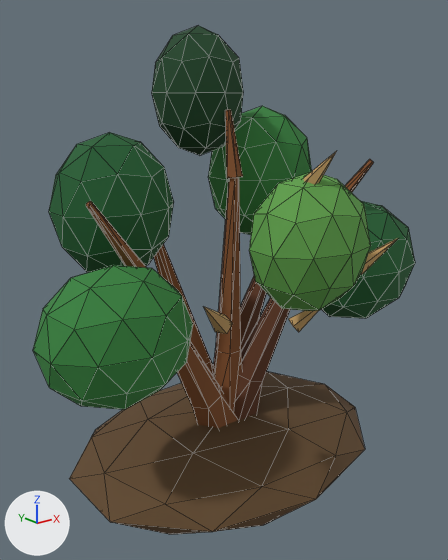
Renders of the glTF model client/models/Thorn_Bush.glb from each side of a commit.
Camera for both pictures: a camera (50 mm lens) standing at (-1.55, -1.92, 1.63) and looking at (-0.04, -0.03, 0.87). Lighting does not change. The marker at lower left points along +X, +Y and +Z. The picture after the commit comes second. Mesh edges are drawn as thin lines. Vertices at exactly the same position are counted once.

Script lines for the objects in view, before the commit:
```python
me_icosphere_093 = bpy.data.meshes.new('Icosphere.093')
me_icosphere_093.from_pydata(...)  # 470 vertices, 848 faces; spans x -0.89..0.87, y -0.65..0.55, z -0.16..1.75
# faces by material slot: [80, 176, 64, 160, 160, 80, 80, 48]
me_icosphere_093.materials.append(mat_base_soil___thorn_bush)  # brown #61482c
me_icosphere_093.materials.append(mat_stems_light___thorn_bush)  # brown #845029
me_icosphere_093.materials.append(mat_stems___thorn_bush)  # brown #5d351d
me_icosphere_093.materials.append(mat_leaves_mid___thorn_bush)  # green #35813c
me_icosphere_093.materials.append(mat_leaves_deep___thorn_bush)  # dark green #1d5d2f
me_icosphere_093.materials.append(mat_leaves_highlight___thorn_bush)  # green #5d9e48
me_icosphere_093.materials.append(mat_leaves_shadow___thorn_bush)  # dark green #164222
me_icosphere_093.materials.append(mat_thorns___pale_wood)  # orange #bf9961
ob_thorn_bush_lowpoly = bpy.data.objects.new('Thorn_Bush_LowPoly', me_icosphere_093)
ob_thorn_bush_lowpoly.location = (0.0, 0.0, 0.1)
```
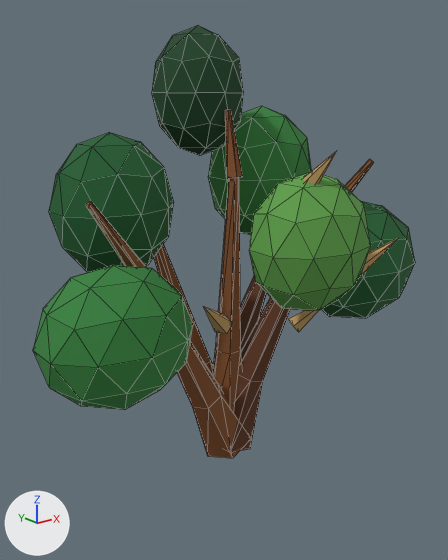
Boxes (x1, y1, x2, y2) around the edits, measured in the pictures (448 x 560 px):
```json
{"object": "Thorn_Bush_LowPoly", "change": "reshaped", "before": [33, 26, 415, 534], "after": [33, 26, 415, 458], "on screen": "15% shorter"}
{"part": 1, "of": "me_icosphere_093", "change": "deleted", "before": [69, 372, 365, 534], "on screen": "brown"}
```

Edits to the scene script, one JSON object a line:
```json
{"block": "me_icosphere_093", "where": "# used by ob_thorn_bush_lowpoly; location = (0.0, 0.0, 0.1)"}
{"op": "remove", "block": "me_icosphere_093", "code": "me_icosphere_093.from_pydata(...)  # 470 vertices, 848 faces; spans x -0.89..0.87, y -0.65..0.55, z -0.16..1.75"}
{"op": "remove", "block": "me_icosphere_093", "code": "me_icosphere_093.materials.append(mat_base_soil___thorn_bush)  # brown #61482c"}
{"op": "add", "block": "me_icosphere_093", "code": "me_icosphere_093.from_pydata(...)  # 428 vertices, 768 faces; spans x -0.89..0.87, y -0.65..0.46, z -0.05..1.75"}
{"block": "me_icosphere_093", "change": "me_icosphere_093 part 1: the loose piece of 42 vertices spanning x -0.68..0.68, y -0.55..0.55, z -0.16..0.16 is deleted"}
```
